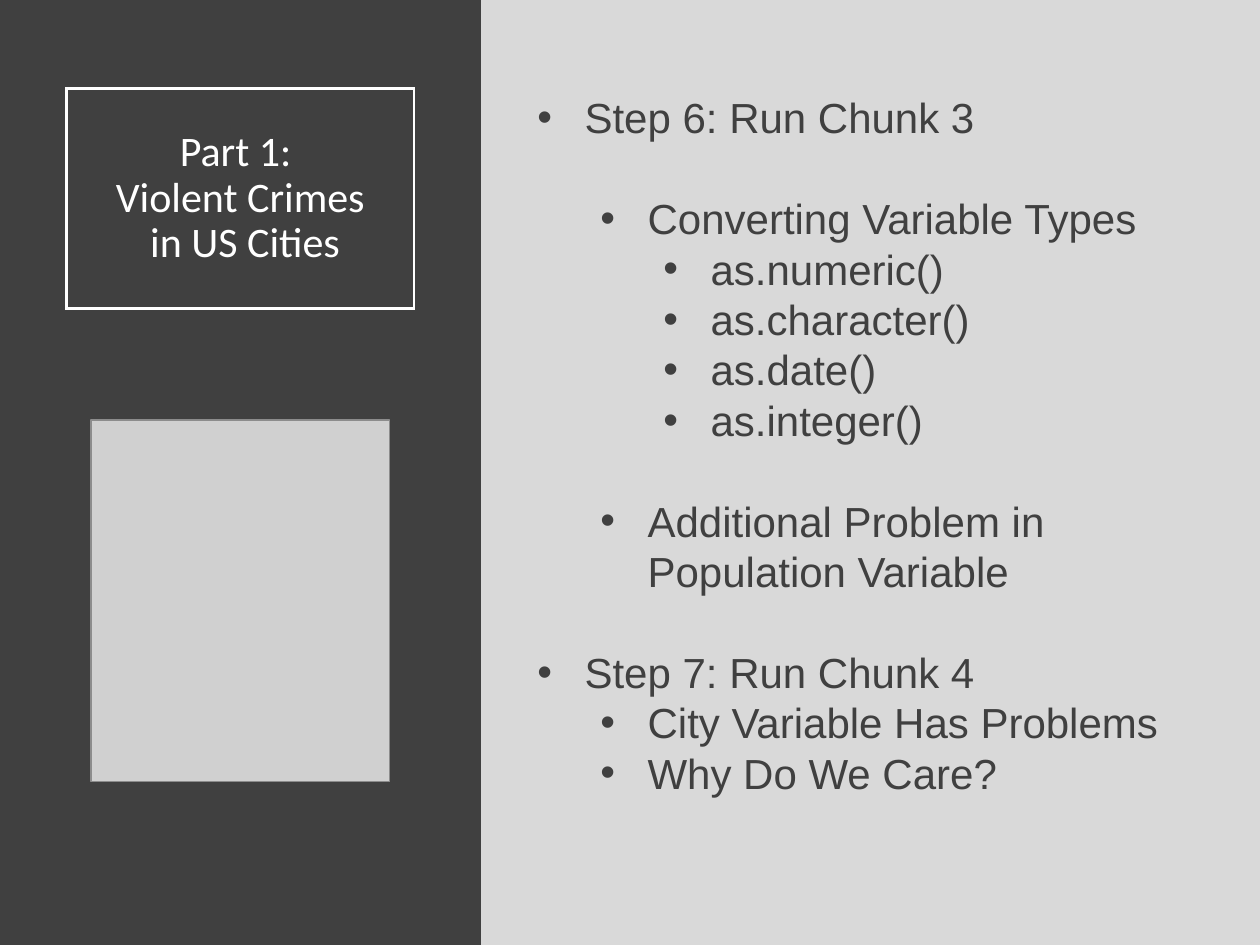
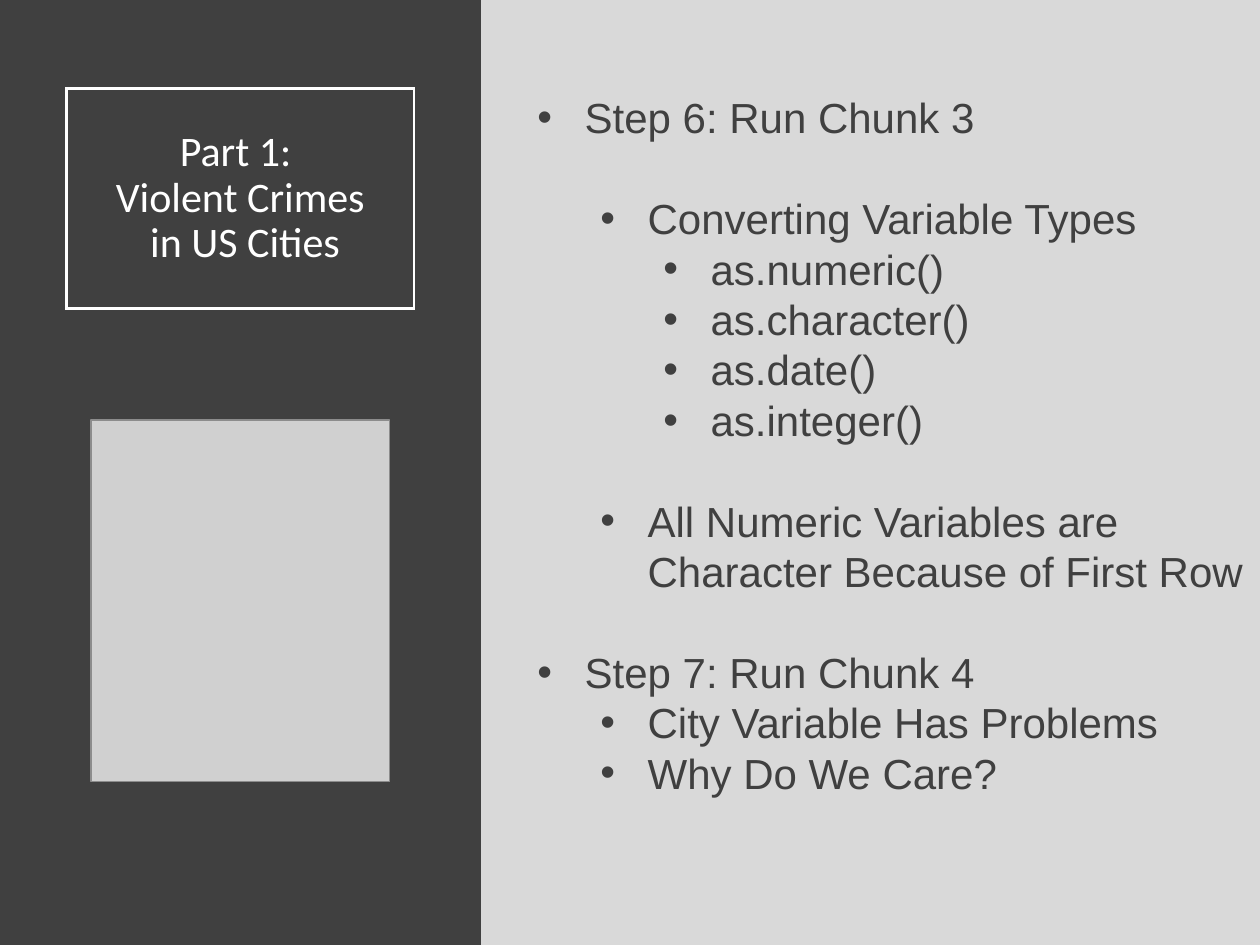
Before and after one commit to Yixf-Self/STOR320_WEBSITE, a slide deck: slide 11 of Lecture/Web Scraping 1/Web_Scraping_1_Lecture.pptx. Drawn at 1260x945 pixels with LibreOffice and Linux fonts; fonts in the diff are those of the drawing; grey boxes stand for pictures. Boxes give left, top, right and bottom in pixels: in the first picture for what was removed or moved away, otherwise in the second. Text is boxed around its words. In the diff, an @@ line names an element or a change of style, - is before the commit and + after.

```diff
--- a/Lecture/Web Scraping 1/Web_Scraping_1_Lecture.pptx
+++ b/Lecture/Web Scraping 1/Web_Scraping_1_Lecture.pptx
@@ text at [648,506,1243,588]: text changed @@
-  • Additional Problem in Population Variable
+  • All Numeric Variables are Character Because of First Row
```
Also in this commit, not shown: 1 other slide changed, 6 other files.
